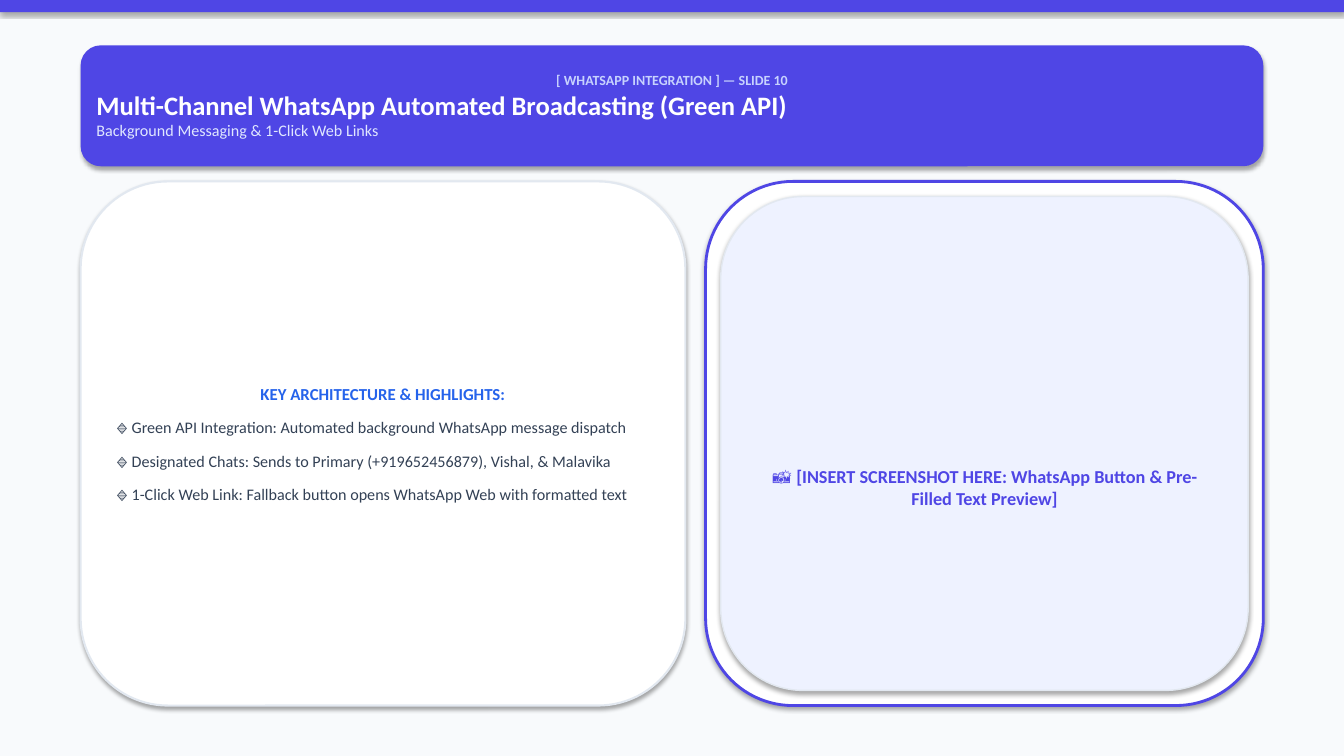
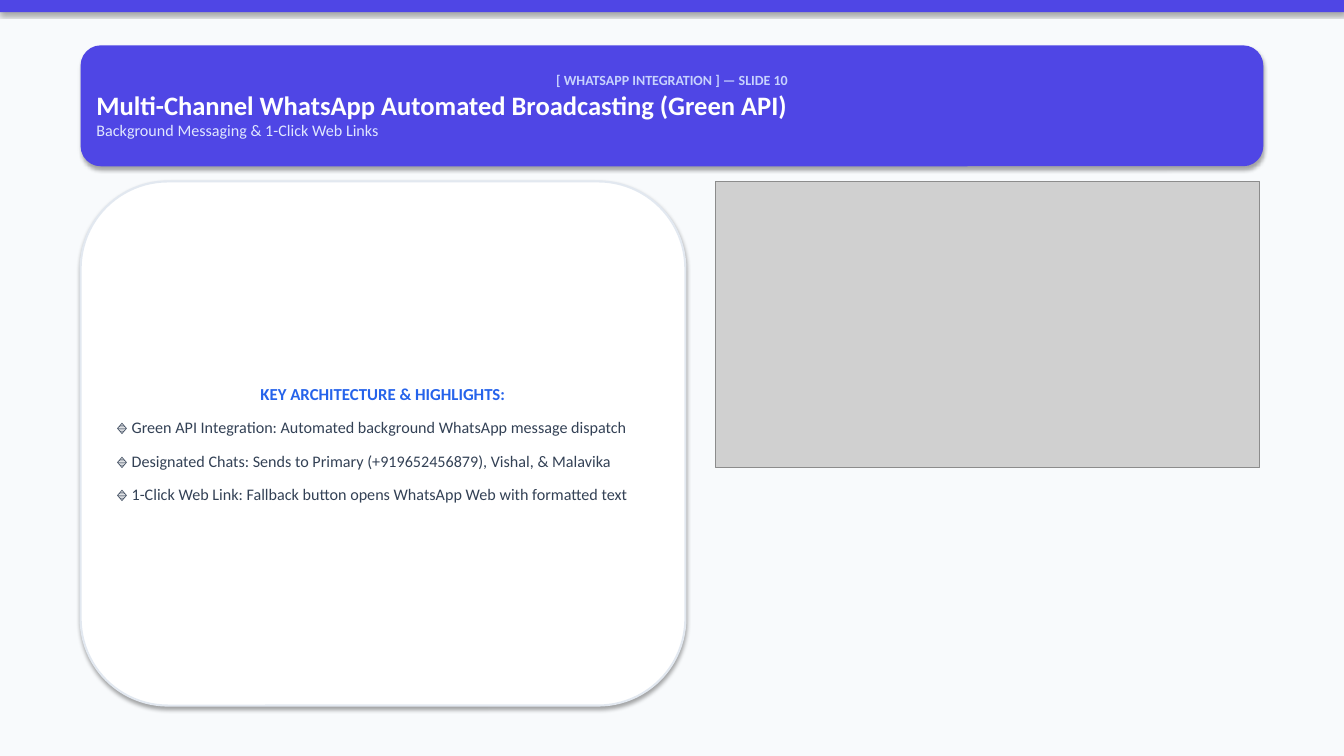
Before and after one commit to VishalMishraCSE/meeting-room-booking-system, a slide deck: slide 10 of document/PRESENTATION_DECK_SLIDES.pptx. Drawn at 1344x756 pixels with LibreOffice and Linux fonts; fonts in the diff are those of the drawing; grey boxes stand for pictures. Boxes give left, top, right and bottom in pixels: in the first picture for what was removed or moved away, otherwise in the second. Text is boxed around its words. In the diff, an @@ line names an element or a change of style, - is before the commit and + after.

```diff
--- a/document/PRESENTATION_DECK_SLIDES.pptx
+++ b/document/PRESENTATION_DECK_SLIDES.pptx
@@ rounded rectangle removed at (x1=706, y1=181, x2=1263, y2=706) @@
@@ picture added at (x1=716, y1=181, x2=1260, y2=468) @@
@@ rounded rectangle removed at (x1=721, y1=197, x2=1248, y2=691) @@
-📸 [INSERT SCREENSHOT HERE: WhatsApp Button & Pre-Filled Text Preview]
```
Also in this commit, not shown: 17 other slides changed, 3 other files.
